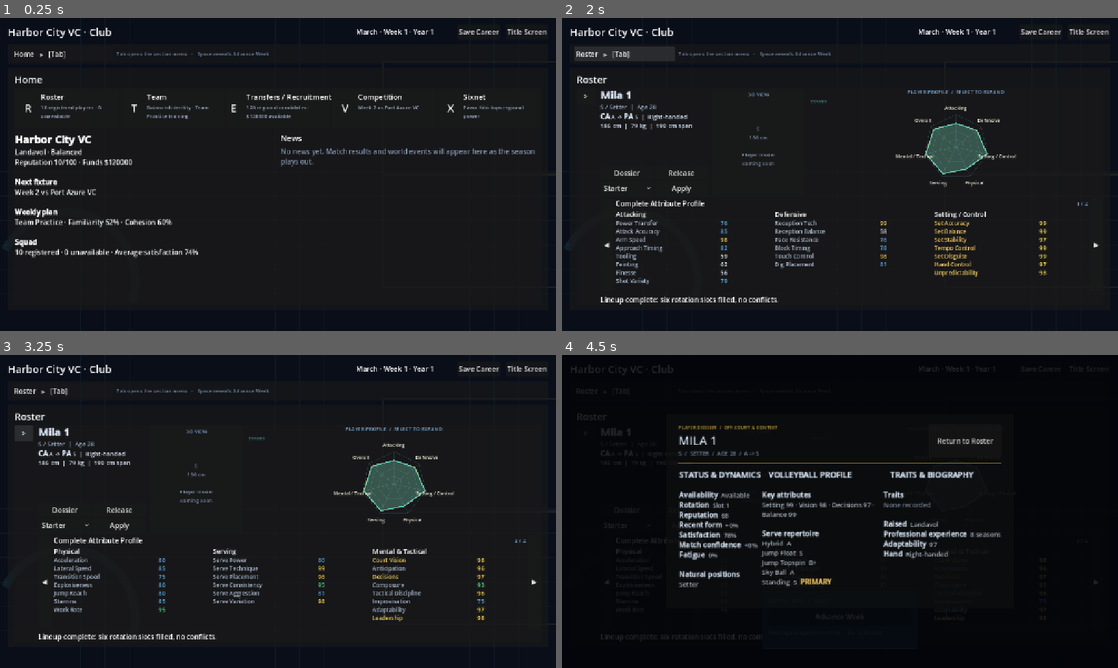
Above: before the commit, frames 1-4 (two rows, left to right).
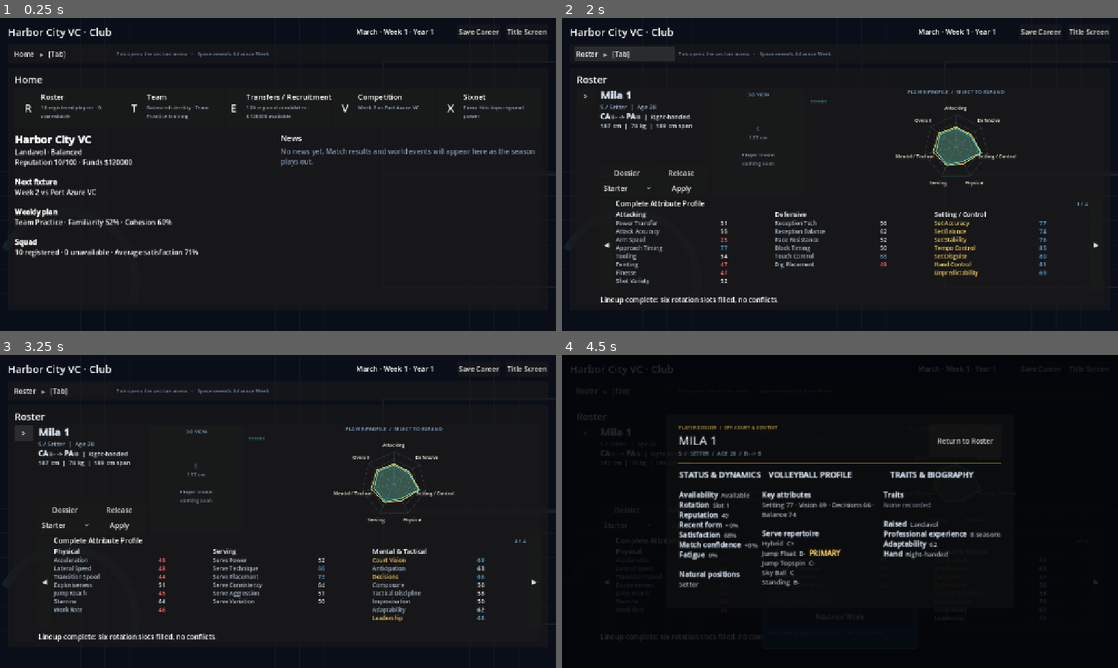
Above: after the commit, the same moments.

Repository: iracarranza/volley-world-manager
Game: Godot game, scene res://tools/preview/dashboard_preview.tscn
The game is run twice, just before and just after one commit, with the same random seed, the same clock (stepped at 60 frames per second) and the same inputs. This scene is started directly instead of the project's main scene.
Inputs:
- Up to frame 1 (0.25 s): no input
- Up to frame 2 (2 s): click "Title Screen" at 0.5 s; click "Home ▸ [Tab]" at 1.25 s
- Up to frame 3 (3.25 s): click "Roster ▸ [Tab]" at 2 s; click ">" at 2.75 s
- Up to frame 4 (4.5 s): click "Dossier" at 3.5 s; click "< Collapse roster" at 4.25 s

The runs differ from the first frame. In frame 1, less than 0.1% of the frame differs, in the area x 33-35%, y 73-76%; in frame 2, 1.2%; in frame 3, 1.2%, in the area x 8-88%, y 30-85%; in frame 4, 0.5%.

Commit message:
WIP: body types -- 2 balance checks still failing, do not merge
Six morphologies (Homi, Avi, Cani, Feli, Ursi, Simi) on VolleyballPlayer as
a categorical trait alongside dominant_hand, drawn uniformly in every region,
with body-metric and ceiling deltas. Serialization defaults old saves to Homi.

Working: the field, uniform assignment on both generation paths, metric
deltas composing after regional bias, and ceiling shifts (so training cannot
converge morphologies away over a career).

Two learnings already folded in. Stride is a pinned invariant -- purely
derived from post-variation height -- so morphology reaches locomotion via
height and mass rather than by offsetting stride, and body variation must run
before the stride derivation. And every type now sums to zero: the first pass
had all six net positive, which inflated the generated population against the
hand-authored fixture roster (whose players default to Homi and take no
deltas) and broke three balance checks calibrated on a uniform population.

Still failing at 634/636:
  - home stuff-block rate remains below the prototype balance ceiling
  - physical serving creates more pressure, aces and errors across six seeds

Leading hypothesis for the second, untested: it is a directional check over
only six career seeds, and a uniform random morphology per player adds
variance that can swamp the signal. That would make it an underpowered test
rather than an imbalance. The first is more likely real -- Avi's jump and
block_timing move blocking directly.

Parked on its own branch rather than merged so the shared branch stays green.

Co-Authored-By: Claude Opus 5 <noreply@anthropic.com>
Claude-Session: https://claude.ai/code/session_0197KZ6RDwTpMdR7xHdkkPxn

Diff:
--- a/scripts/models/volleyball_player.gd
+++ b/scripts/models/volleyball_player.gd
@@ -104,6 +104,21 @@
 @export_enum("Standing", "Jump Topspin", "Jump Float", "Hybrid", "Sky Ball") var primary_serve_style: String = "Standing"
 @export var serve_style_proficiencies: Dictionary = {}
 @export_enum("Right", "Left") var dominant_hand: String = "Right"
+
+## Morphology. Always been true of everyone, remarked on by nobody -- handled
+## the way academy managers being "arguably alien" is handled in
+## `docs/world/STYLE_AND_SETTING.md`: never pinned down, never explained.
+##
+## Categorical like `dominant_hand`, deliberately **not** an entry in
+## `ABILITY_ATTRIBUTES`. It is a fact about a player, not a skill they have,
+## and the two-way regression check that sums `ABILITY_ATTRIBUTES` against
+## `AttributeProfiles.CATEGORY_ATTRIBUTES` would demand a category for it.
+##
+## Distribution is uniform in every region without exception -- see
+## `PlayerGenerator.BODY_TYPES`. That is a fixed property of the world, not a
+## tuning value.
+@export_enum("Homi", "Avi", "Cani", "Feli", "Ursi", "Simi")
+var body_type: String = "Homi"
 @export_range(1, 100) var adaptability: int = 50
 ## Where this player was raised, and where they actually play now. These are
 ## deliberately separate: talent is *born* roughly evenly across the world but
@@ -392,7 +407,8 @@
 		"traits": traits.duplicate(),
 		"primary_serve_style": primary_serve_style,
 		"serve_style_proficiencies": serve_style_proficiencies.duplicate(true),
-		"dominant_hand": dominant_hand, "adaptability": adaptability,
+		"dominant_hand": dominant_hand, "body_type": body_type,
+		"adaptability": adaptability,
 		"home_region": home_region, "club_region": club_region,
 		"primary_position": primary_position, "natural_positions": natural_positions.duplicate(),
 		"position_familiarity": position_familiarity.duplicate(true),
@@ -440,6 +456,9 @@
 		data.get("serve_style_proficiencies", {})
 	).duplicate(true)
 	player.dominant_hand = str(data.get("dominant_hand", "Right"))
+	## Saves written before body types load as Homi, the no-modifier baseline,
+	## so an old career is unchanged rather than silently re-rolled.
+	player.body_type = str(data.get("body_type", "Homi"))
 	player.home_region = str(data.get("home_region", ""))
 	player.club_region = str(data.get("club_region", player.home_region))
 	player.adaptability = clampi(int(data.get("adaptability", 50)), 1, 100)
--- a/scripts/systems/player_generator.gd
+++ b/scripts/systems/player_generator.gd
@@ -181,6 +181,7 @@
 		player.apply_role_physical_defaults()
 		player.age = rng.randi_range(16, 20) if academy else rng.randi_range(21, 31)
 		player.professional_experience = 0 if academy else maxi(player.age - 20, 1)
+		assign_body_type(player, rng)
 		_apply_body_variation(player, rng, canonical_region, overlay)
 		player.stride_length_m = player.default_stride_length_m()
 		## Sets every attribute and derives `potential` from the ceilings it built.
@@ -269,6 +270,7 @@
 	player.apply_role_physical_defaults()
 	player.age = age
 	player.professional_experience = maxi(age - 20, 0)
+	assign_body_type(player, rng)
 	_apply_body_variation(player, rng, canonical_region, overlay)
 	player.stride_length_m = player.default_stride_length_m()
 	_apply_attributes(player, canonical_region, rng, age <= 20, overlay, talent)
@@ -434,6 +436,72 @@
 
 ## Produces correlated individual bodies around role templates, shifted by
 ## region physique bias. Stride is updated by the caller after this returns.
+## Morphology, drawn uniformly. Every region produces every body type in equal
+## proportion, everywhere, always -- this is a fixed property of the world and
+## the one rule here that must never be softened into a tuning value.
+##
+## The reason is design intent rather than caution. Regional difference is
+## already carried by REGION_SPECIALTY, the body biases, and the tier and
+## positional affinities in world_population.gd; regions are *supposed* to feel
+## distinct. Weighting body type regionally on top of that would immediately
+## read as "people from here are built like that", which is the one reading
+## this must never support. A flat draw keeps morphology orthogonal to origin,
+## so a Tu'ul ys Feynt Ursi and a Pāwa Hitō Ursi are the same body in different
+## traditions and the *tradition* is what differs.
+const BODY_TYPES: Array[String] = ["Homi", "Avi", "Cani", "Feli", "Ursi", "Simi"]
+
+## Body-metric deltas, applied after the regional bias so the two compose.
+const BODY_TYPE_METRICS := {
+	## Stride is deliberately absent. It is derived from post-variation height
+	## and pinned by a regression check, so morphology reaches locomotion
+	## through height and mass rather than by offsetting stride directly.
+	"Homi": {"height": 0.0, "mass": 0.0, "wingspan": 0.0},
+	"Avi": {"height": -4.0, "mass": -7.0, "wingspan": 6.0},
+	"Cani": {"height": 0.0, "mass": 2.0, "wingspan": 0.0},
+	"Feli": {"height": -3.0, "mass": -4.0, "wingspan": 0.0},
+	"Ursi": {"height": 1.0, "mass": 11.0, "wingspan": 1.0},
+	"Simi": {"height": -6.0, "mass": -5.0, "wingspan": 2.0},
+}
+
+## Attribute deltas, applied to the *ceiling* rather than only to the generated
+## value. If a body type shifted starting values alone, training would converge
+## everyone and morphology would quietly evaporate over a few seasons, leaving
+## character-creation flavour instead of a permanent identity.
+##
+## Each type sums to zero. That is not decoration: the first pass had every
+## type net positive, which inflated the generated population against the
+## hand-authored fixture roster (whose players default to Homi and take no
+## deltas) and tripped three balance checks that had been calibrated on a
+## uniform population. A body type has to trade, not upgrade.
+##
+## Avi carries no attack_power penalty despite being the lightest: mass already
+## feeds `usable_attack_power()`, so applying one here would count it twice.
+## Feli's stamina penalty is likewise load-bearing rather than cosmetic --
+## `GameManager.stamina_fatigue_scale()` reads stamina directly, so a Feli
+## measurably tires faster inside a single match. First-set terror, fifth-set
+## liability, with no new mechanism.
+const BODY_TYPE_ATTRIBUTES := {
+	"Homi": {},
+	"Avi": {"jump_reach": 4.0, "block_timing": 2.0, "reception_stability": -6.0},
+	"Cani": {"stamina": 3.5, "transition_speed": 3.0, "attack_power": 2.0,
+		"jump_reach": -4.5, "hand_control": -4.0},
+	"Feli": {"explosiveness": 4.0, "lateral_speed": 3.0, "dig_control": 2.5,
+		"set_disguise": 2.0, "stamina": -6.0, "tactical_discipline": -5.5},
+	"Ursi": {"reception_stability": 4.0, "attack_power": 3.0, "composure": 2.0,
+		"acceleration": -3.5, "lateral_speed": -3.0, "jump_reach": -2.5},
+	"Simi": {"hand_control": 4.0, "ball_control": 3.5, "finesse": 3.0,
+		"tooling": 2.0, "attack_power": -7.0, "jump_reach": -5.5},
+}
+
+
+static func assign_body_type(player: VolleyballPlayer, rng: RandomNumberGenerator) -> void:
+	player.body_type = BODY_TYPES[rng.randi_range(0, BODY_TYPES.size() - 1)]
+
+
+static func body_type_attribute_delta(body_type: String, property_name: String) -> float:
+	return float(Dictionary(BODY_TYPE_ATTRIBUTES.get(body_type, {})).get(property_name, 0.0))
+
+
 static func _apply_body_variation(
 	player: VolleyballPlayer,
 	rng: RandomNumberGenerator,
@@ -453,9 +521,19 @@
 		+ float(overlay.get("mass_bias_delta", 0.0))
 	var wingspan_bias := float(REGION_WINGSPAN_BIAS.get(region_name, 0.0)) \
 		+ float(overlay.get("wingspan_bias_delta", 0.0))
-	player.height_cm = clampf(player.height_cm + height_delta + height_bias, 150.0, 220.0)
-	player.mass_kg = clampf(player.mass_kg + mass_delta + mass_bias, 50.0, 130.0)
-	player.wingspan_cm = clampf(player.wingspan_cm + span_delta + wingspan_bias, 150.0, 235.0)
+	## Region first, then morphology, both additive -- so two Ursi from
+	## different regions differ by their region's bias and by nothing else.
+	var morphology: Dictionary = BODY_TYPE_METRICS.get(player.body_type, {})
+	player.height_cm = clampf(
+		player.height_cm + height_delta + height_bias
+			+ float(morphology.get("height", 0.0)), 150.0, 220.0)
+	player.mass_kg = clampf(
+		player.mass_kg + mass_delta + mass_bias
+			+ float(morphology.get("mass", 0.0)), 50.0, 130.0)
+	player.wingspan_cm = clampf(
+		player.wingspan_cm + span_delta + wingspan_bias
+			+ float(morphology.get("wingspan", 0.0)), 150.0, 235.0)
+
 
 
 const PRIMARY_TIER_BONUS: int = 15
@@ -538,6 +616,15 @@
 	## Kept individually, not only as the aggregate above -- a potential
 	## attribute wheel reads this rather than approximating a shape from one
 	## number. Rounded to match every other attribute's integer scale.
+	## Morphology moves the ceiling, not merely the starting value -- see
+	## BODY_TYPE_ATTRIBUTES. Applied here so `potential` above is still scored
+	## on the untouched roll and only the per-attribute headroom shifts.
+	for property_name in ceilings:
+		var morph_delta := body_type_attribute_delta(player.body_type, property_name)
+		if not is_zero_approx(morph_delta):
+			ceilings[property_name] = clampf(
+				float(ceilings[property_name]) + morph_delta, 1.0, 99.0)
+
 	player.attribute_ceilings.clear()
 	for property_name in ceilings:
 		player.attribute_ceilings[property_name] = roundi(float(ceilings[property_name]))
